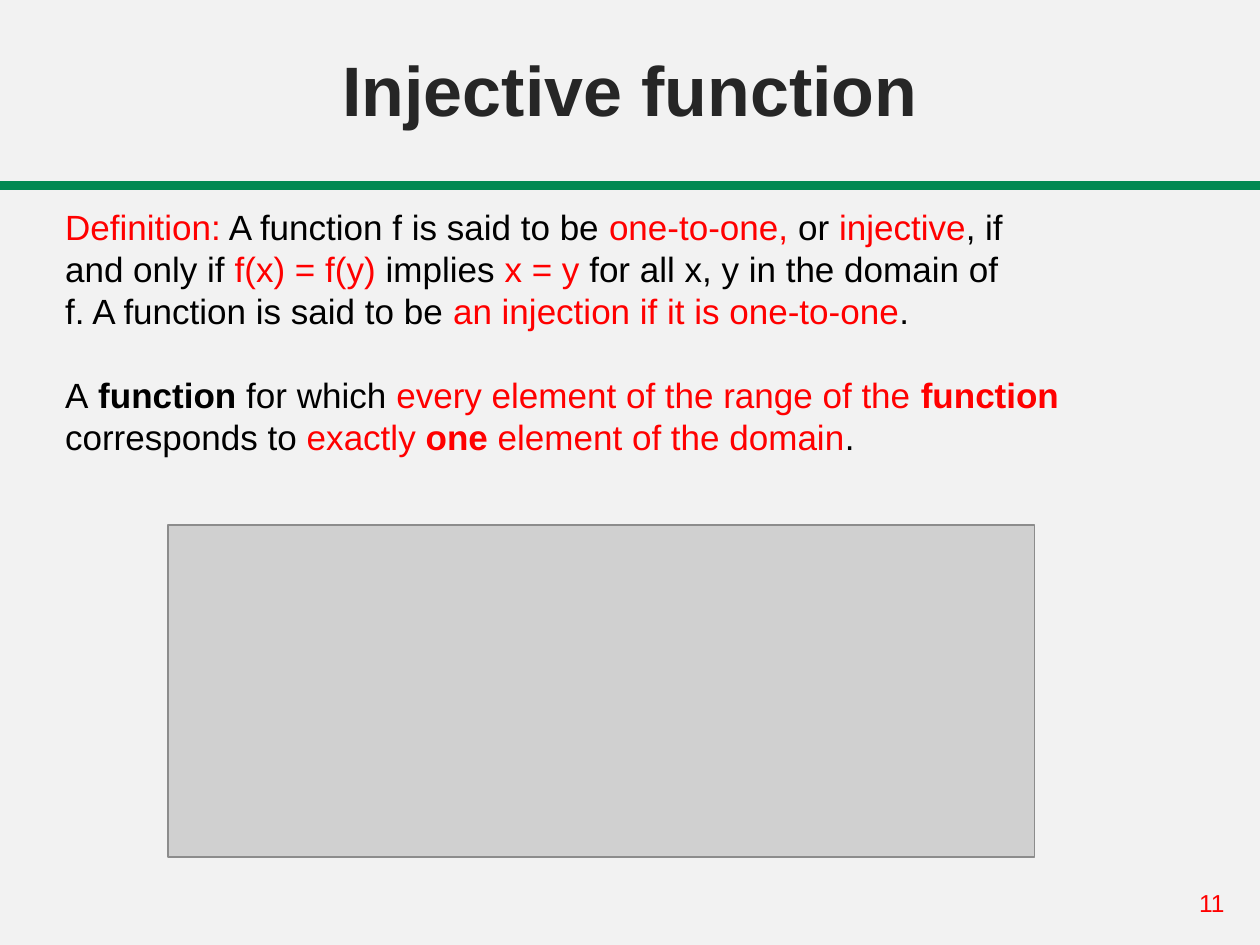
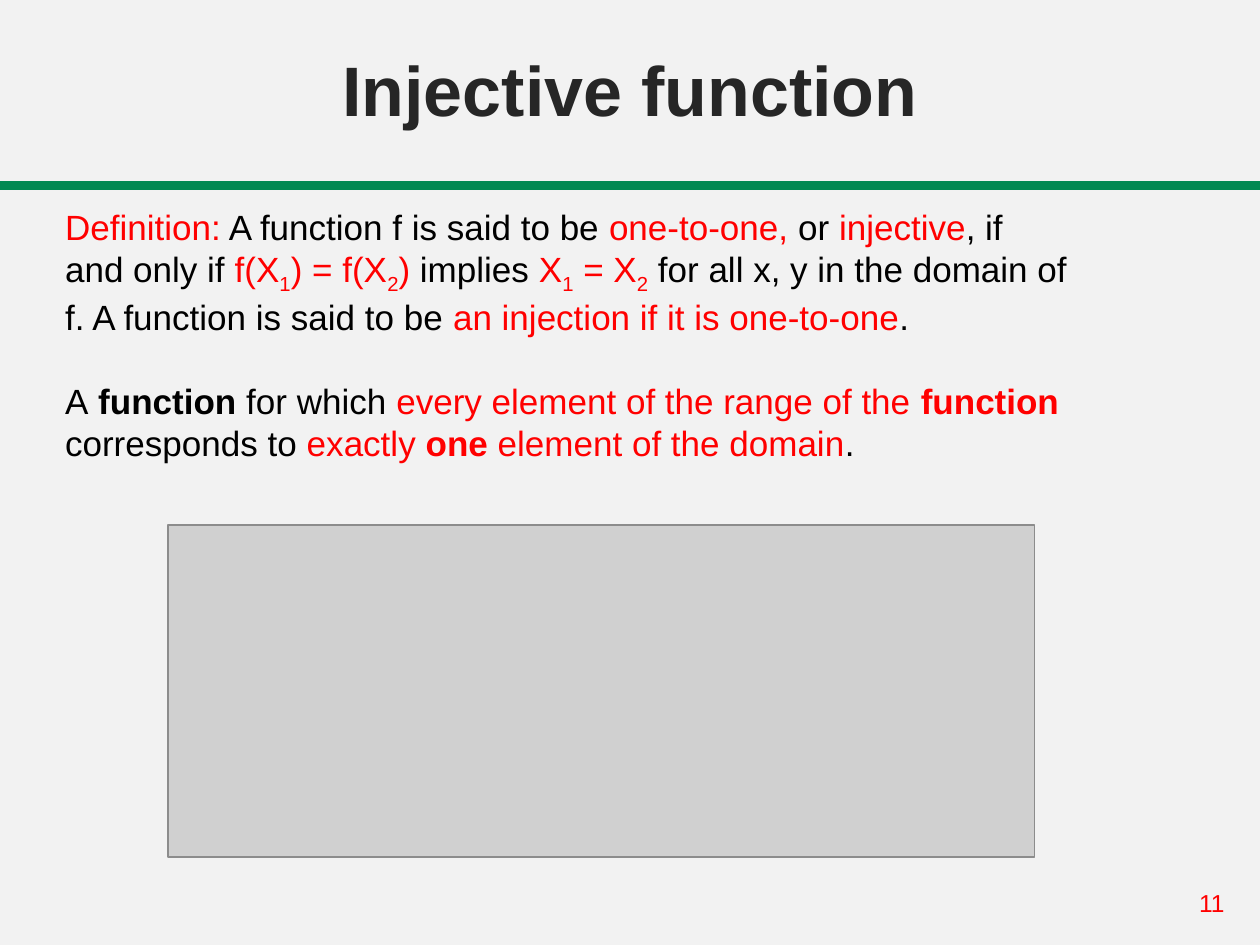
Before and after one commit to abrarhasan3/Green-Uni-All-Academic-Content, a slide deck: slide 11 of CSE 101 Discrete Mathematics/Lecture 12-14 Function.pptx. Drawn at 1260x945 pixels with LibreOffice and Linux fonts; fonts in the diff are those of the drawing; grey boxes stand for pictures. Boxes give left, top, right and bottom in pixels: in the first picture for what was removed or moved away, otherwise in the second. Text is boxed around its words. In the diff, an @@ line names an element or a change of style, - is before the commit and + after.

```diff
--- a/CSE 101 Discrete Mathematics/Lecture 12-14 Function.pptx
+++ b/CSE 101 Discrete Mathematics/Lecture 12-14 Function.pptx
@@ text at [65, 256, 1066, 289]: text changed @@
-and only if f(x) = f(y) implies x = y for all x, y in the domain of
+and only if f(X1) = f(X2) implies X1 = X2 for all x, y in the domain of
```
Also in this commit, not shown: 1 other file.
